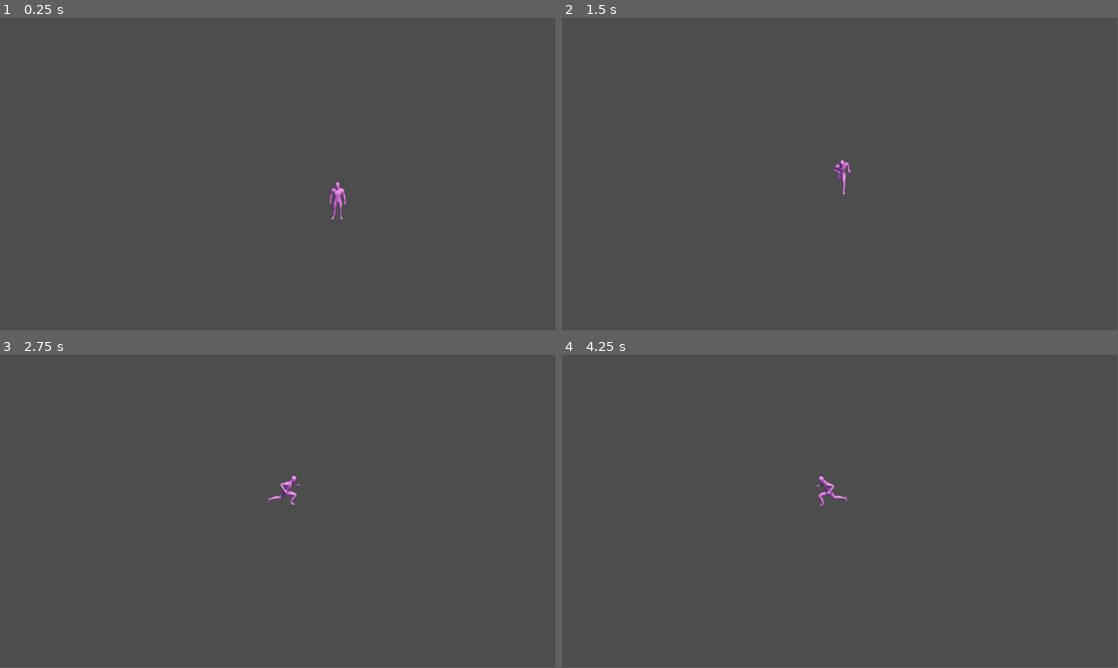
Above: before the commit, frames 1-4 (two rows, left to right).
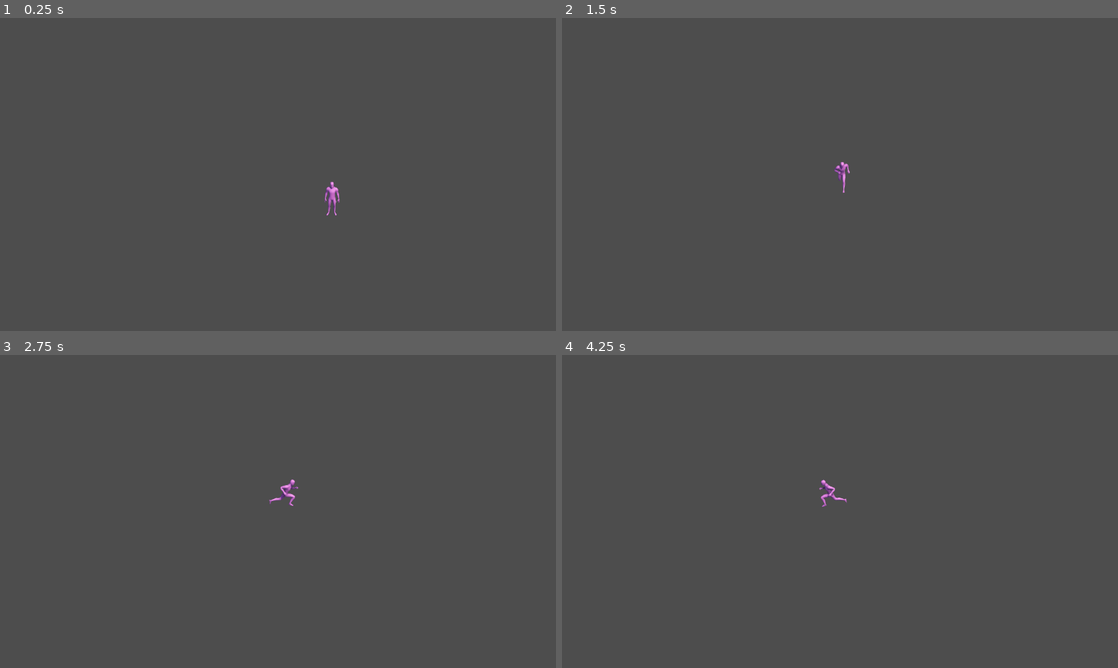
Above: after the commit, the same moments.

Repository: Vhendrant/VeilShift
Game: Godot game, scene res://Scenes/Main.tscn
Same seed, same stepped clock (60 frames per second), same inputs: the game is played once before the commit and once after it.
Inputs:
- Up to frame 1 (0.25 s): no input
- Up to frame 2 (1.5 s): hold D (Right) 0.53-1.28 s; tap Shift (Dash) at 0.6, 1.35 s; hold S (Down) from 1.28 s (still down)
- Up to frame 3 (2.75 s): tap Enter at 2 s; release S (Down) at 2.03 s; hold D (Right) from 2.03 s (still down); tap Shift (Dash) at 2.1 s
- Up to frame 4 (4.25 s): release D (Right) at 2.78 s; hold W (Up) 2.78-3.53 s; tap Shift (Dash) at 2.85, 3.6 s; hold A (Left) from 3.53 s (still down)
In our replay, the window is 799x449 before the commit and 800x450 after it. These sizes can differ from the game's own. Grey fills any space a smaller window leaves; there, only what the larger window draws over its background counts as a difference.

The runs differ from the first frame. In frame 1, 0.2% of the frame differs, in the area x 58-63%, y 52-65%; in frame 2, less than 0.1%; in frame 3, 0.2%; in frame 4, 0.2%.

Commit message:
Add main menu, fonts, and project settings
Add a new Main_Menu scene with UI buttons (Start, Settings, Credits, Quit) and a main_menu.gd script (start and quit handlers implemented; Settings/Credits are placeholders). Import numerous Sprat font variants and nakki_ldr.ttf with corresponding .import metadata. Move camera_2d.gd from Scenes/ to Script/ and update Main.tscn to reference the new script path and rename root node to Main. Update project.godot to set window viewport to 1280x720.

Diff:
--- a/Scenes/Main.tscn
+++ b/Scenes/Main.tscn
@@ -1,9 +1,9 @@
 [gd_scene format=3 uid="uid://bgbqsyvgq0ht4"]
 
 [ext_resource type="PackedScene" uid="uid://bbxkf5q71b82h" path="res://Scenes/Player.tscn" id="1_r150o"]
-[ext_resource type="Script" uid="uid://bghwvlb2n5evw" path="res://Scenes/camera_2d.gd" id="2_idj7w"]
+[ext_resource type="Script" uid="uid://bghwvlb2n5evw" path="res://Script/camera_2d.gd" id="2_idj7w"]
 
-[node name="Node2D" type="Node2D" unique_id=1630887214]
+[node name="Main" type="Node2D" unique_id=1630887214]
 scale = Vector2(2.5, 2.5)
 
 [node name="CharacterBody2D" parent="." unique_id=1856094243 instance=ExtResource("1_r150o")]
--- /dev/null
+++ b/Scenes/Main_Menu.tscn
@@ -0,0 +1,67 @@
+[gd_scene format=3 uid="uid://cs1dwms7lf0om"]
+
+[ext_resource type="Script" uid="uid://m3hpb11pcxnl" path="res://Script/main_menu.gd" id="1_c4tk2"]
+[ext_resource type="FontFile" uid="uid://dgrq4x84phfs5" path="res://Font/Sprat-Black.otf" id="2_b7rmo"]
+[ext_resource type="FontFile" uid="uid://cfe8pwsikbhfj" path="res://Font/Sprat-Bold.otf" id="3_00u4r"]
+[ext_resource type="FontFile" uid="uid://dp8738121hek5" path="res://Font/nakki_ldr.ttf" id="4_00u4r"]
+
+[node name="MainMenu" type="Node2D" unique_id=1429158208]
+script = ExtResource("1_c4tk2")
+
+[node name="Button_Manager" type="Control" parent="." unique_id=1929135665]
+layout_mode = 3
+anchors_preset = 0
+offset_right = 40.0
+offset_bottom = 40.0
+
+[node name="Start" type="Button" parent="Button_Manager" unique_id=1091130162]
+layout_mode = 0
+offset_left = 415.0
+offset_top = 240.0
+offset_right = 865.0
+offset_bottom = 290.0
+theme_override_fonts/font = ExtResource("2_b7rmo")
+text = "Start"
+
+[node name="Settings" type="Button" parent="Button_Manager" unique_id=357467509]
+layout_mode = 0
+offset_left = 415.0
+offset_top = 340.0
+offset_right = 865.0
+offset_bottom = 390.0
+theme_override_fonts/font = ExtResource("3_00u4r")
+text = "Settings"
+
+[node name="Credits" type="Button" parent="Button_Manager" unique_id=1305028705]
+layout_mode = 0
+offset_left = 415.0
+offset_top = 440.0
+offset_right = 865.0
+offset_bottom = 490.0
+theme_override_fonts/font = ExtResource("3_00u4r")
+text = "Credit"
+
+[node name="Quit" type="Button" parent="Button_Manager" unique_id=2008702513]
+layout_mode = 0
+offset_left = 415.0
+offset_top = 540.0
+offset_right = 865.0
+offset_bottom = 590.0
+theme_override_fonts/font = ExtResource("3_00u4r")
+text = "Quit"
+
+[node name="Label" type="Label" parent="." unique_id=368590429]
+offset_left = 167.0
+offset_top = 50.0
+offset_right = 1113.0
+offset_bottom = 188.0
+theme_override_fonts/font = ExtResource("4_00u4r")
+theme_override_font_sizes/font_size = 122
+text = "Veilshift"
+horizontal_alignment = 1
+vertical_alignment = 1
+
+[connection signal="pressed" from="Button_Manager/Start" to="." method="_on_start_pressed"]
+[connection signal="pressed" from="Button_Manager/Settings" to="." method="_on_settings_pressed"]
+[connection signal="pressed" from="Button_Manager/Credits" to="." method="_on_credits_pressed"]
+[connection signal="pressed" from="Button_Manager/Quit" to="." method="_on_quit_pressed"]
--- /dev/null
+++ b/Script/main_menu.gd
@@ -0,0 +1,20 @@
+extends Node2D
+
+
+func _on_start_pressed():
+	get_tree().change_scene_to_file("res://Scenes/Main.tscn")
+
+
+
+func _on_settings_pressed():
+	pass # Replace with function body.
+
+
+
+func _on_credits_pressed():
+	pass # Replace with function body.
+
+
+
+func _on_quit_pressed():
+	get_tree().quit()
--- a/project.godot
+++ b/project.godot
@@ -17,7 +17,8 @@
 
 [display]
 
-window/size/mode=2
+window/size/viewport_width=1280
+window/size/viewport_height=720
 
 [input]
 
Not shown, added: Font/Sprat-Black.otf.import
Not shown, added: Font/Sprat-Bold.otf.import
Not shown, added: Font/Sprat-CondensedBlack.otf.import
Not shown, added: Font/Sprat-CondensedBold.otf.import
Not shown, added: Font/Sprat-CondensedLight.otf.import
Not shown, added: Font/Sprat-CondensedMedium.otf.import
Not shown, added: Font/Sprat-CondensedThin.otf.import
Not shown, added: Font/Sprat-CondesedRegular.otf.import
Not shown, added: Font/Sprat-ExtendedBlack.otf.import
Not shown, added: Font/Sprat-ExtendedBold.otf.import
Not shown, added: Font/Sprat-ExtendedLight.otf.import
Not shown, added: Font/Sprat-ExtendedMedium.otf.import
(and 11 more such lines)
